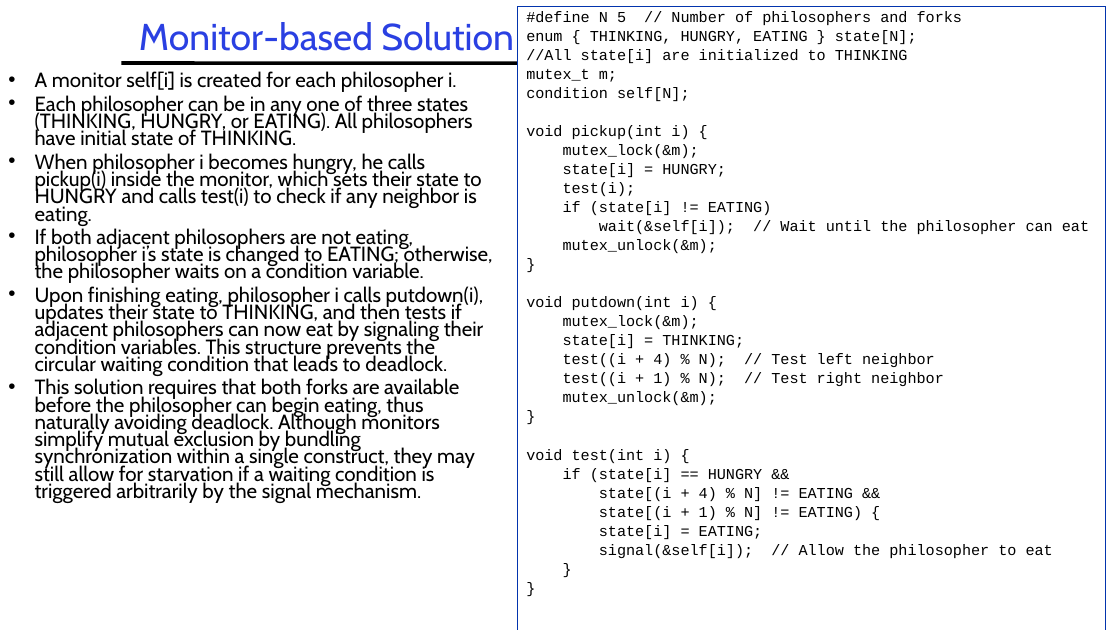
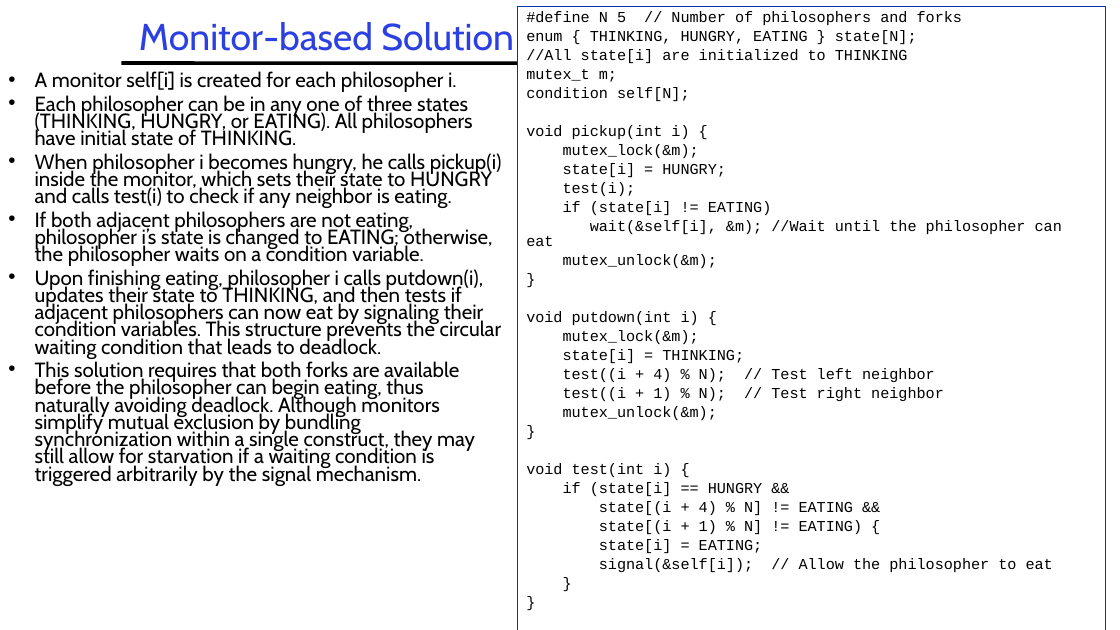
Before and after one commit to guhofstra/CSC256Fa25, a slide deck: slide 49 of PPTs/L3-Synchronization.pptx. Drawn at 1120x630 pixels with LibreOffice and Linux fonts; fonts in the diff are those of the drawing. Boxes give left, top, right and bottom in pixels: in the first picture for what was removed or moved away, otherwise in the second. Text is boxed around its words. In the diff, an @@ line names an element or a change of style, - is before the commit and + after.

```diff
--- a/PPTs/L3-Synchronization.pptx
+++ b/PPTs/L3-Synchronization.pptx
@@ text "A monitor self[i] is created ..." rewrapped from (x1=35, y1=71, x2=493, y2=503) to (x1=35, y1=71, x2=502, y2=486) @@
@@ text in rectangle at (x1=526, y1=220, x2=1062, y2=246): text changed @@
-wait(&self[i]); // Wait until the philosopher can eat
+wait(&self[i], &m); //Wait until the philosopher can eat
```
Also in this commit, not shown: 1 other file.
